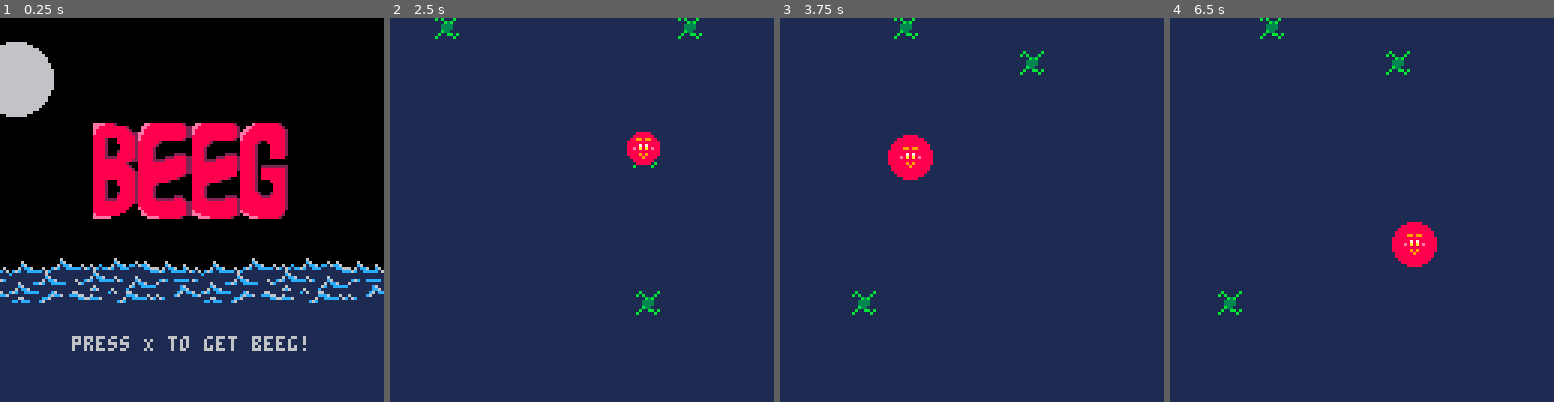
Above: before the commit, frames 1-4 (left to right).
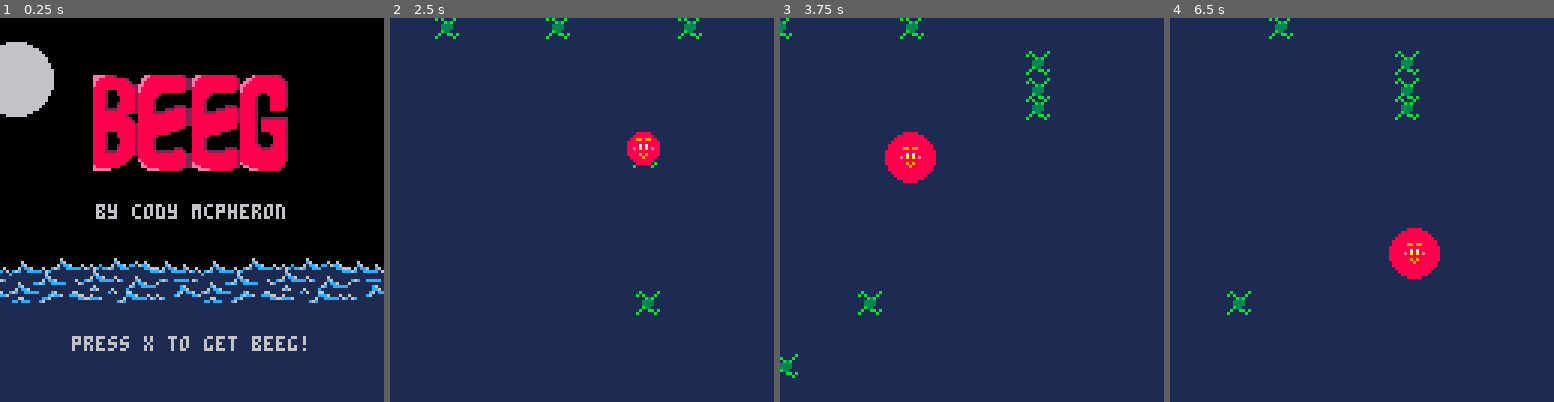
Above: after the commit, the same moments.

Repository: acmcpheron02/beeg
Game: PICO-8 cartridge beeg.p8
Same seed, same stepped clock (60 frames per second), same inputs: the game is played once before the commit and once after it.
Inputs:
- Up to frame 1 (0.25 s): no input
- Up to frame 2 (2.5 s): tap X (X key) at 0.33, 1.07, 1.85 s; hold Right 1.6-2.1 s; hold Up 2.15-2.42 s; hold Right from 2.47 s (still down)
- Up to frame 3 (3.75 s): tap X (X key) at 2.97 s; release Right at 3.03 s; hold Left 3.08-3.58 s; hold Down from 3.63 s (still down)
- Up to frame 4 (6.5 s): release Down at 3.97 s; hold Right 4.02-4.68 s; tap X (X key) at 4.08, 5.2, 6.32 s; hold Up 4.73-5.03 s; hold Left 5.08-5.68 s; hold Down 5.73-6.03 s; hold Right from 6.08 s (still down)

The runs differ from the first frame. In frame 1, 13% of the frame differs, in the area x 24-75%, y 14-86%; in frame 2, 0.1%; in frame 3, 1.4%; in frame 4, 1.8%.

Commit message:
collision and spawn fixed

Diff:
--- a/beeg.p8
+++ b/beeg.p8
@@ -57,9 +57,9 @@
   sspr(64, 32, 64, 16, ani/2-64, (ani/32)%2 + 80)
   sspr(64, 32, 64, 16, ani/2, (ani/32)%2 + 80)
   sspr(64, 32, 64, 16, ani/2+64, (ani/32)%2 + 80)
-  sspr(0, 32, 64, 32, 32-(32*pulse-32), 36-(16*pulse-16), 64*pulse, 32*pulse)
-  --print(pulse)
-  print("press X to get beeg!", 24, 106, 6)
+  sspr(0, 32, 64, 32, 32-(32*pulse-32), 20-(16*pulse-16), 64*pulse, 32*pulse)
+  print("by cody mcpheron", 32, 62, 6) --16 char
+  print("press x to get beeg!", 24, 106, 6) --20 char
 end
 
 function trans_update ()
@@ -101,7 +101,7 @@
 function lvl1_update()
   player.move()
   cam.cameraDraw()
-  while #actors < 8 do
+  while #actors < 16 do
     spawn_food()
   end
   collisions()
@@ -118,7 +118,7 @@
   if (a1==a2) then return end
   xdist = a1.xCen() - a2.xCen()
   ydist = a1.yCen() - a2.yCen()
-  if xdist > 256 or ydist > 256 then
+  if abs(xdist) > 150 or abs(ydist) > 150 then
     del(actors, a2)
   end
   if xdist < a1.radius + 4 and ydist < a1.radius + 4 then
@@ -315,8 +315,6 @@
   if spawnDir == 1 then x,y = -74,offset end
   if spawnDir == 2 then x,y = offset,74 end
   if spawnDir == 3 then x,y = offset,-74 end
-  --printh(spawnDir)
-  printh(cam.posX)
   make_actor("food", x+cam.posX+64, y+cam.posY+64, 7, 7, 32) --make_actor(k,x,y,h,w,s)
 end
 
